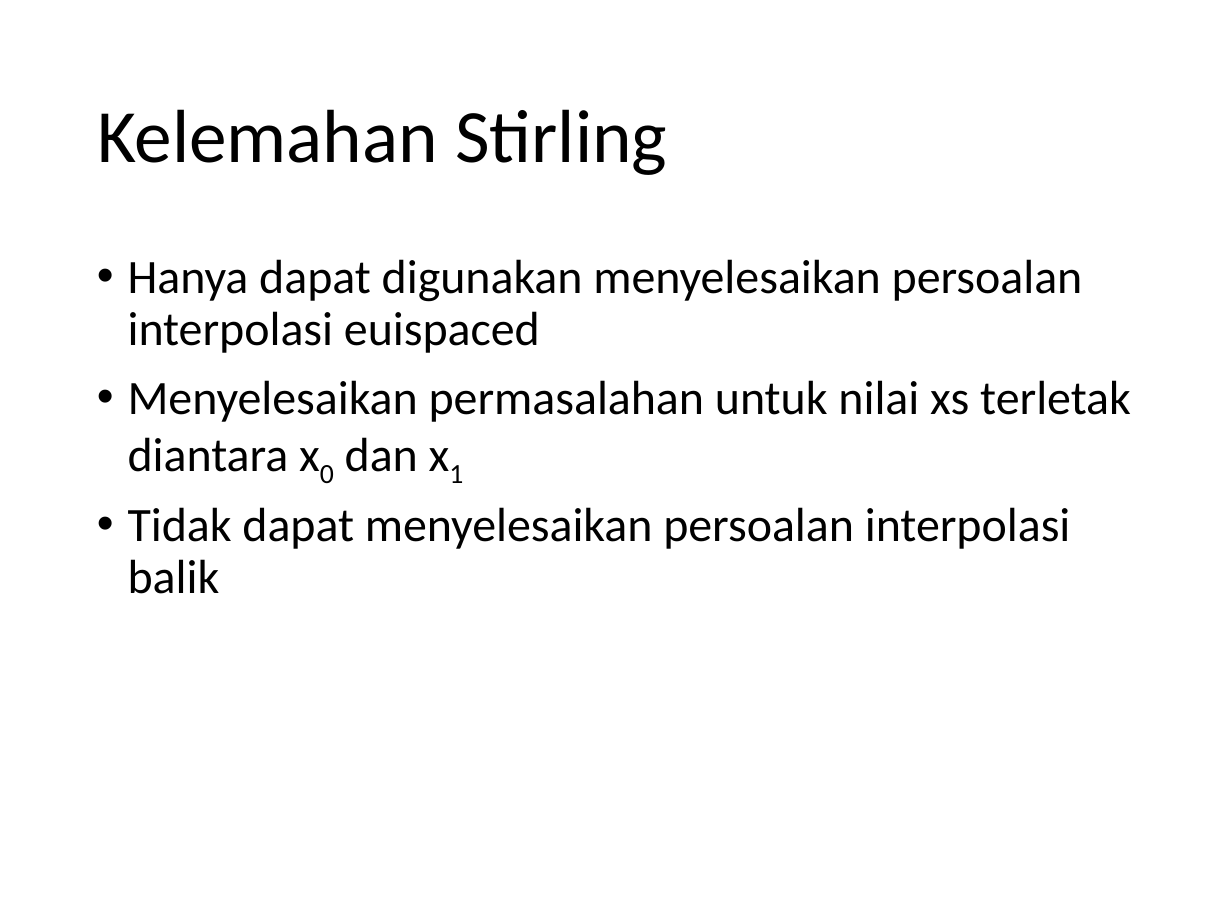
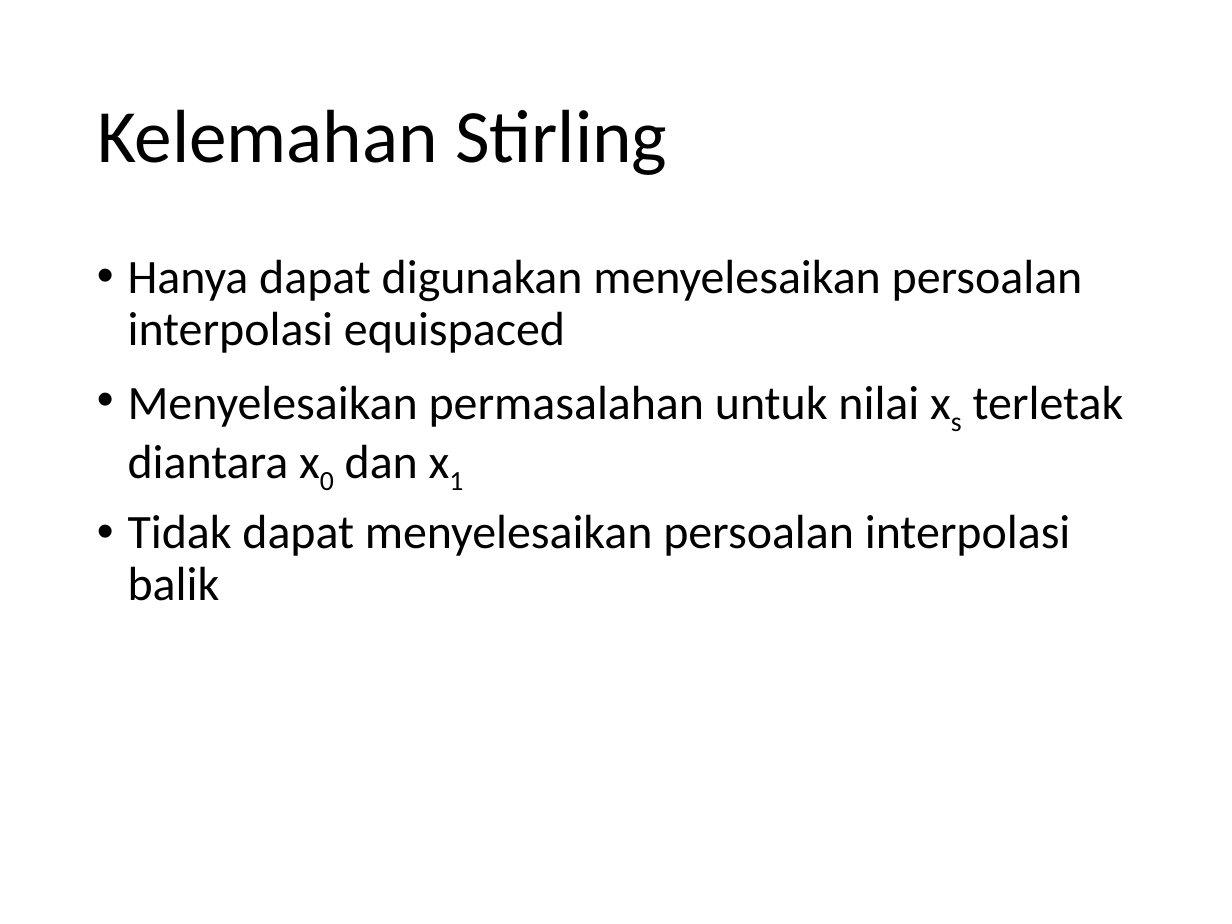
Before and after one commit to miftanurfarid/EL1211_metode_numerik_dan_teknik_komputasi, a slide deck: slide 25 of slides/EL 1211 06 - Interpolasi.ppt. Drawn at 1232x924 pixels with LibreOffice and Linux fonts; fonts in the diff are those of the drawing. Boxes give left, top, right and bottom in pixels: in the first picture for what was removed or moved away, otherwise in the second. Text is boxed around its words. In the diff, an @@ line names an element or a change of style, - is before the commit and + after.

```diff
--- a/slides/EL 1211 06 - Interpolasi.ppt
+++ b/slides/EL 1211 06 - Interpolasi.ppt
@@ text at <box>128,259,1083,353</box>: text changed @@
-• Hanya dapat digunakan menyelesaikan persoalan interpolasi euispaced
+• Hanya dapat digunakan menyelesaikan persoalan interpolasi equispaced
@@ text at <box>128,385,1124,479</box>: now subscript in "xs" @@
```
Also in this commit, not shown: 7 other slides changed, 1 other file.
